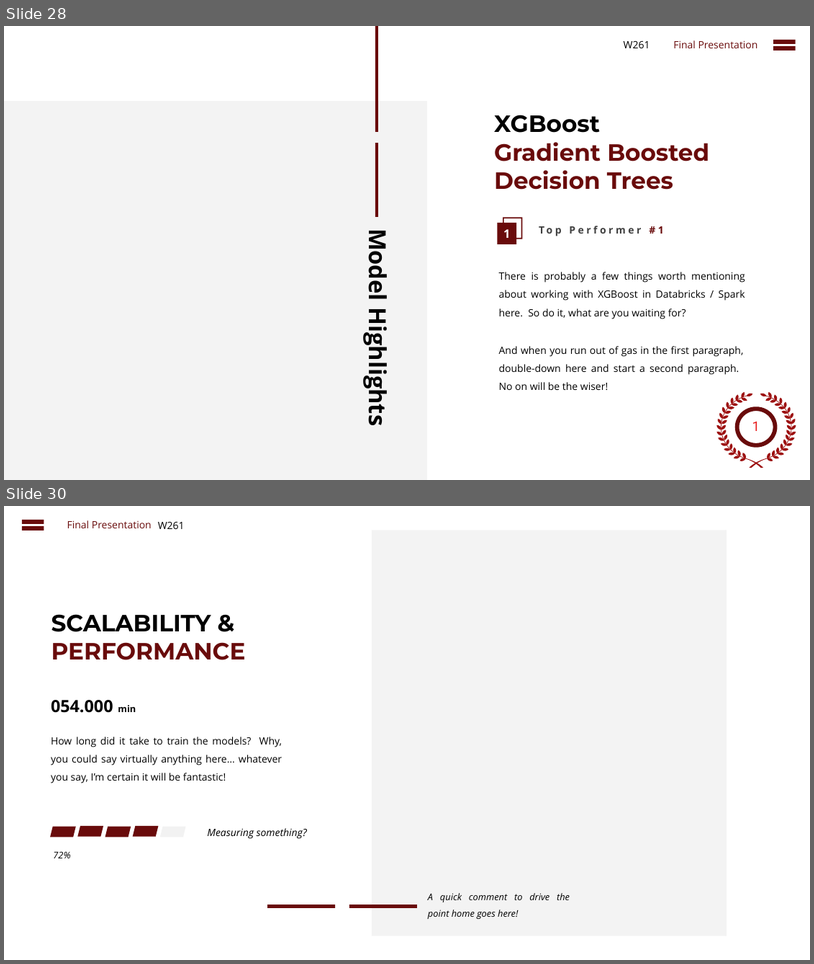
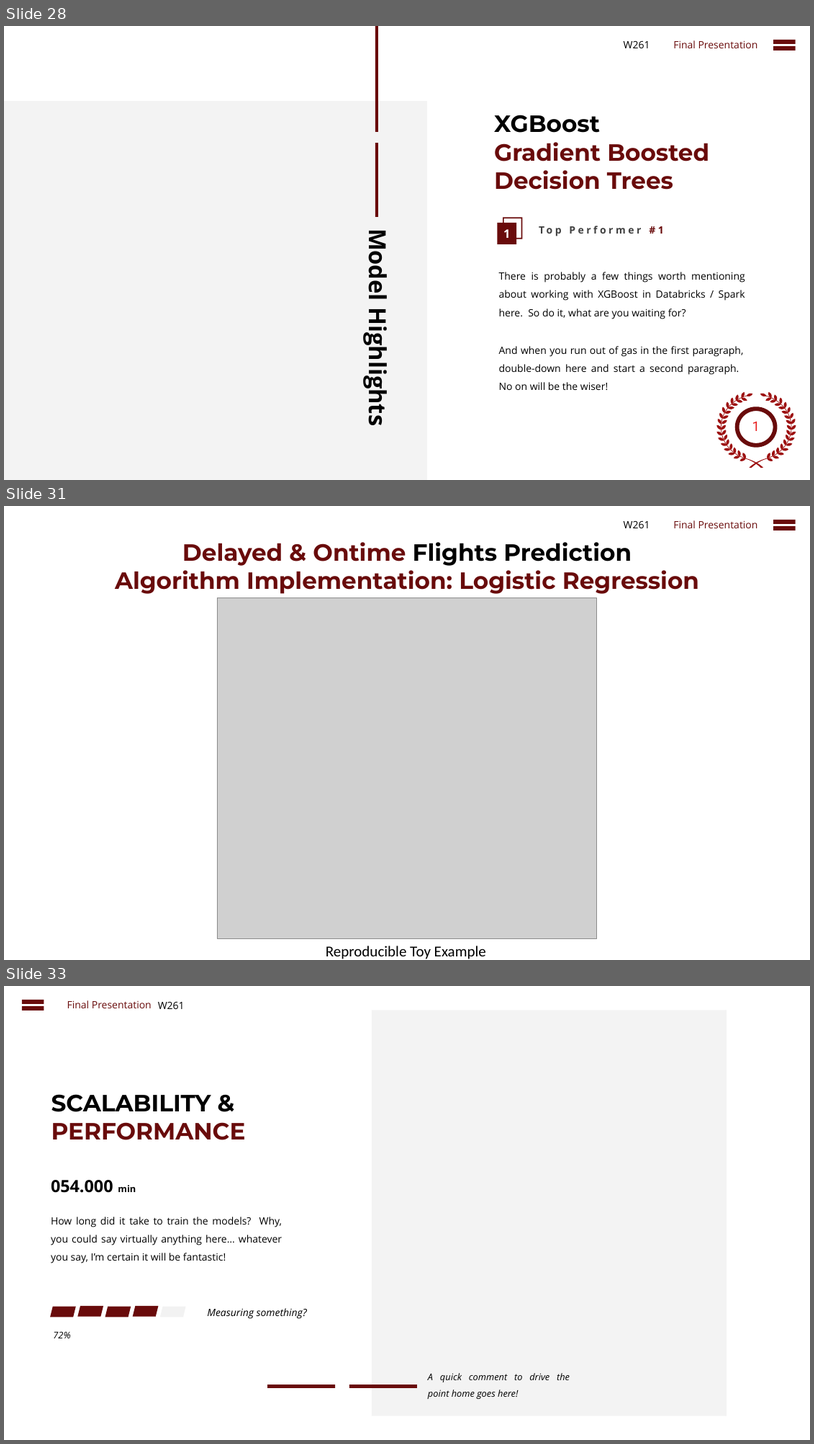
Before and after one commit to cbenge509/flightsontime, a slide deck: presentation/Delayed Flights Prediction - Final.pptx. Shown one above the other, each under a label of ours: slides 28 and 30 before the commit, slides 28, 31 and 33 after it; the slides between them are not shown. The pictures are 814x964 and 814x1444 pixels, drawn with LibreOffice and Linux fonts; fonts in the diff are those of the drawing; grey boxes stand for pictures. Boxes give left, top, right and bottom in pixels: in the first picture for what was removed or moved away, otherwise in the second. Text is boxed around its words. In the diff, an @@ line names an element or a change of style, - is before the commit and + after.

```diff
--- a/presentation/Delayed Flights Prediction - Final.pptx
+++ b/presentation/Delayed Flights Prediction - Final.pptx
@@ slide 31 added at [4,506,810,960], background #FFFFFF @@
@@ text added at [624,521,651,528], 12 pt, text #000000 @@
+W261
@@ text added at [674,520,759,528], 12 pt, text #690B0B @@
+Final Presentation
@@ math equal added at [770,515,800,534], fill #690B0B @@
@@ text added at [115,542,700,594], 28 pt, text #690B0B, bold @@
+Delayed & Ontime Flights Prediction
+Algorithm Implementation: Logistic Regression
@@ picture added at [217,597,597,939] @@
@@ text added at [326,945,486,959], 18 pt, text #000000 @@
+Reproducible Toy Example
@@ what was slide 30 is now slide 33 @@
```
Also in this commit, not shown: 2 other slides added, 1 other file.
